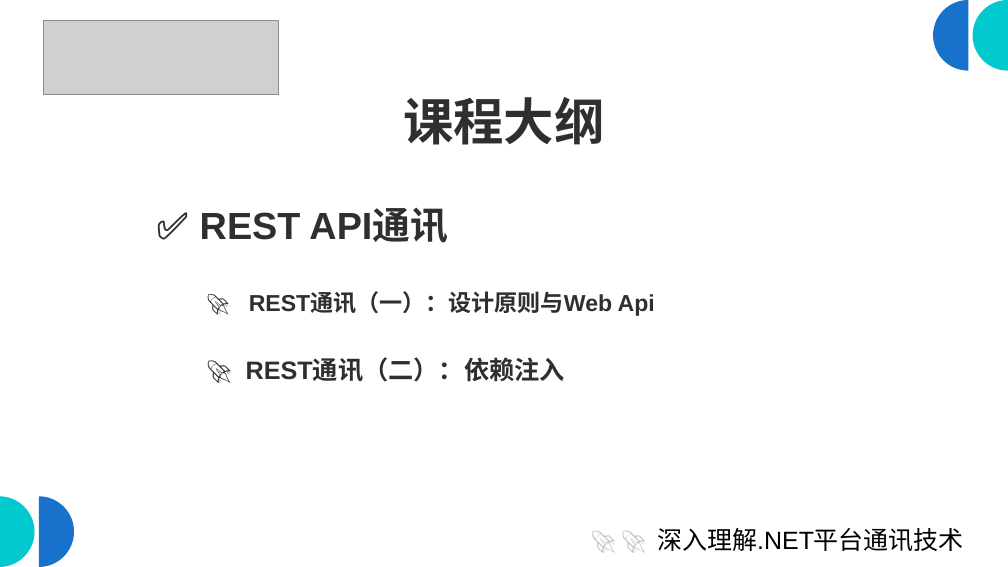
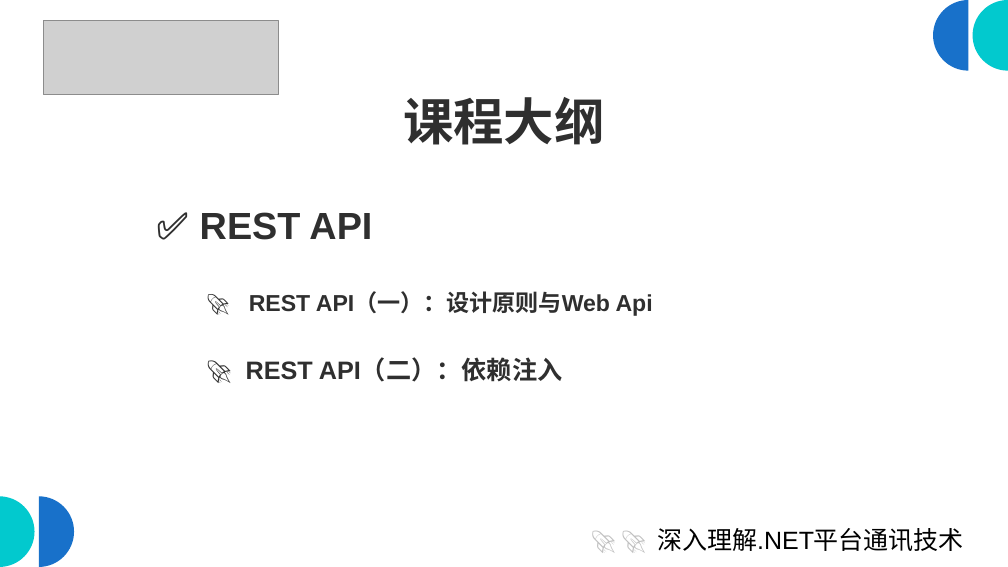
Before and after one commit to scottfly189/dotnet_net_course, a slide deck: slide 5 of src/课程大纲.odp. Drawn at 1008x567 pixels with LibreOffice and Linux fonts; fonts in the diff are those of the drawing; grey boxes stand for pictures. Boxes give left, top, right and bottom in pixels: in the first picture for what was removed or moved away, otherwise in the second. Text is boxed around its words. In the diff, an @@ line names an element or a change of style, - is before the commit and + after.

Commit message:
feat:完成课程大纲录制

```diff
--- a/src/课程大纲.odp
+++ b/src/课程大纲.odp
@@ text at (200, 212, 372, 240): text changed @@
-✅ REST API通讯
+✅ REST API
@@ text at (246, 291, 653, 382): text changed @@
-🚀 REST通讯（一）：设计原则与Web Api
-🚀 REST通讯（二）：依赖注入
+🚀 REST API（一）：设计原则与Web Api
+🚀 REST API（二）：依赖注入
```
Also in this commit, not shown: 5 other slides changed, 2 other files.
